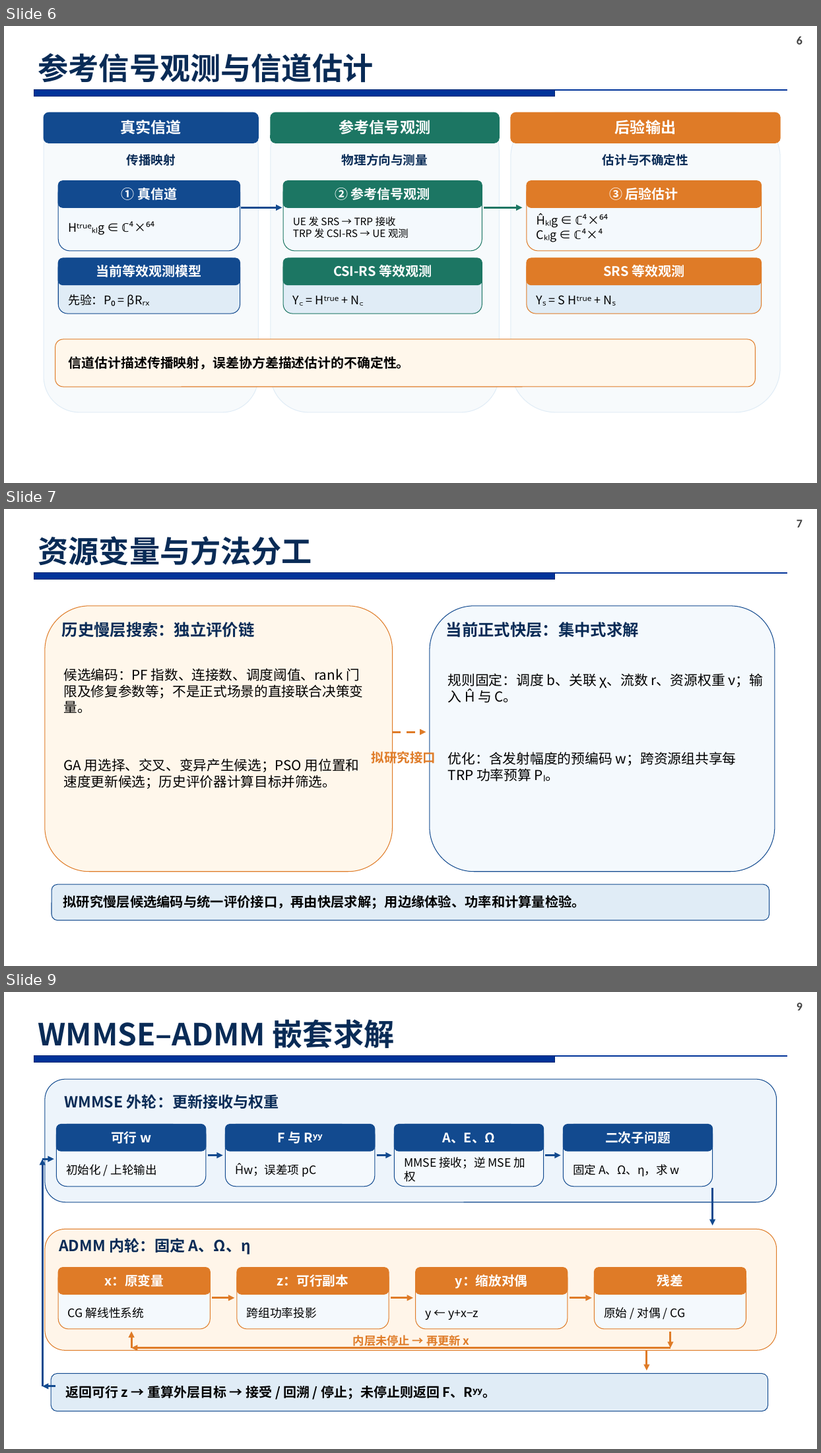
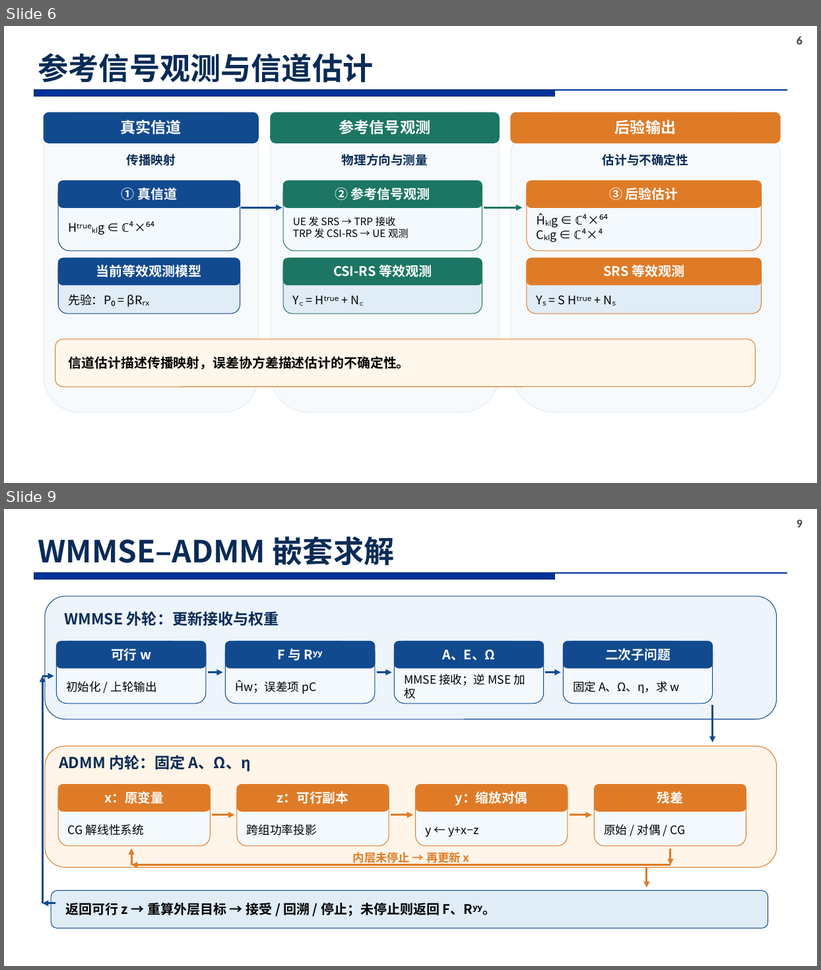
Before and after one commit to soysoybean0924-hash/CF-MultiTRP-Optimization, a slide deck: docs/research_ppt_20261020/CHASI_研究汇报_研究计划表达_20261020.pptx. Shown one above the other, each under a label of ours: slides 6, 7 and 9 before the commit, slides 6 and 9 after it; the slides between them are not shown. The pictures are 821x1453 and 821x970 pixels, drawn with LibreOffice and Linux fonts; fonts in the diff are those of the drawing; background and template pictures are left out. Boxes give left, top, right and bottom in pixels: in the first picture for what was removed or moved away, otherwise in the second. Text is boxed around its words. In the diff, an @@ line names an element or a change of style, - is before the commit and + after.

```diff
--- a/docs/research_ppt_20261020/CHASI_研究汇报_研究计划表达_20261020.pptx
+++ b/docs/research_ppt_20261020/CHASI_研究汇报_研究计划表达_20261020.pptx
@@ slide 7 removed at (4, 509, 817, 966), background #FFFFFF; not listed: 3 template elements that a slide beside it also shows @@
@@ title removed at (38, 536, 312, 566) @@
-资源变量与方法分工
@@ rounded rectangle removed at (45, 606, 393, 872) @@
@@ rounded rectangle removed at (430, 606, 775, 872) @@
@@ text removed at (62, 622, 255, 638) @@
-历史慢层搜索：独立评价链
@@ text removed at (446, 622, 639, 637) @@
-当前正式快层：集中式求解
@@ text removed at (64, 668, 364, 714) @@
-候选编码：PF 指数、连接数、调度阈值、rank 门限及修复参数等；不是正式场景的直接联合决策变量。
@@ text removed at (448, 673, 764, 703) @@
-规则固定：调度 b、关联 χ、流数 r、资源权重 ν；输入 Ĥ 与 C。
@@ arrow removed from (393, 732) to (426, 732) @@
@@ text removed at (64, 758, 360, 789) @@
-GA 用选择、交叉、变异产生候选；PSO 用位置和速度更新候选；历史评价器计算目标并筛选。
@@ text removed at (372, 749, 436, 766) @@
-拟研究接口
@@ text removed at (448, 752, 737, 782) @@
-优化：含发射幅度的预编码 w；跨资源组共享每 TRP 功率预算 Pₗ。
@@ rounded rectangle removed at (52, 885, 770, 921) @@
@@ text removed at (63, 895, 585, 910) @@
-拟研究慢层候选编码与统一评价接口，再由快层求解；用边缘体验、功率和计算量检验。
```
Also in this commit, not shown: 1 slide changed, 1 slide added.
